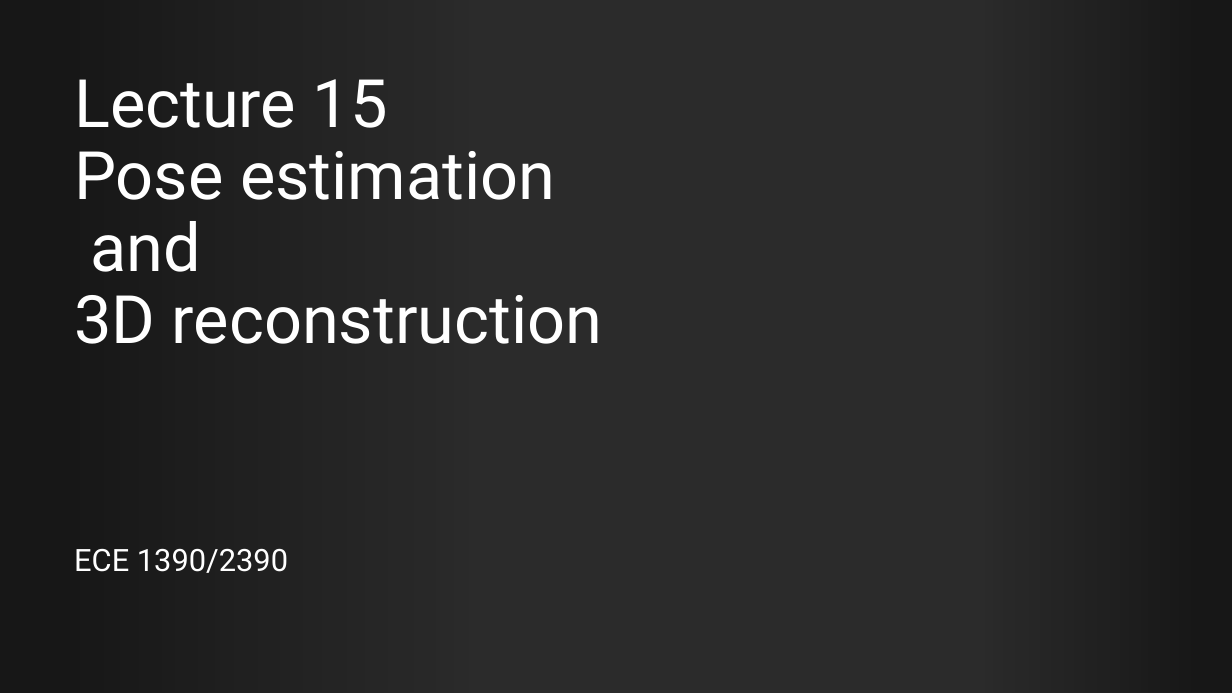
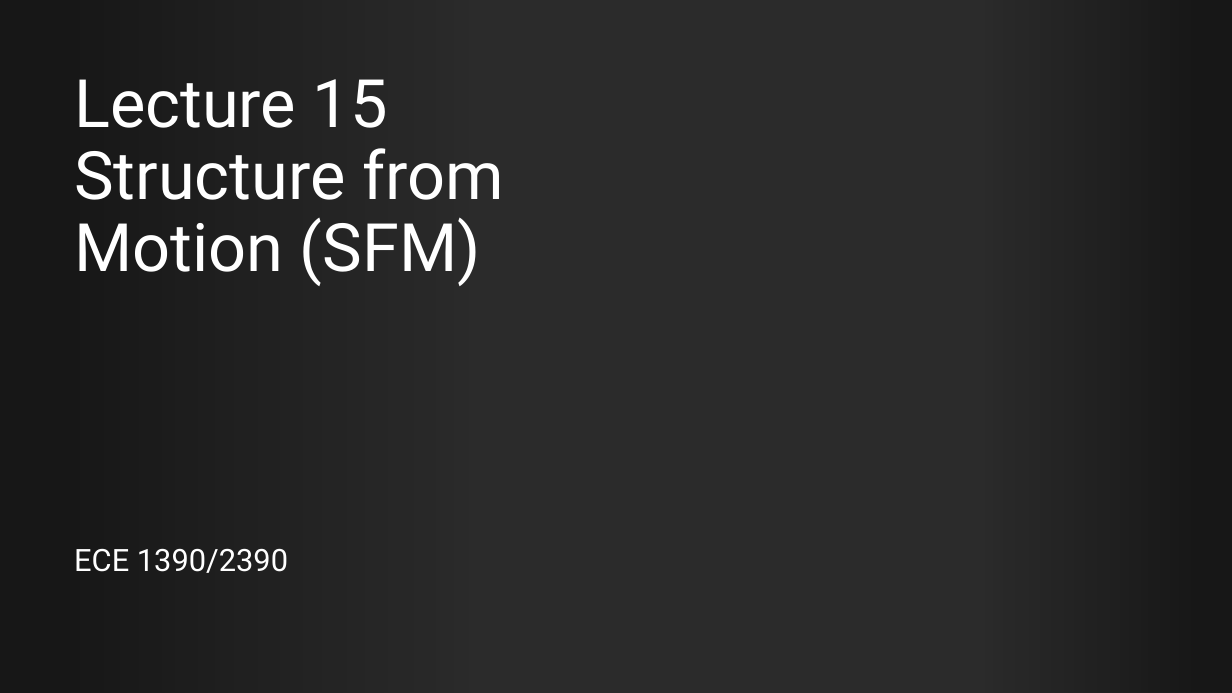
Before and after one commit to SSOE-ECE1390/LecturePowerPoints, a slide deck: slide 1 of ECE1390_Lecture15.pptx. Drawn at 1232x693 pixels with LibreOffice and Linux fonts; fonts in the diff are those of the drawing; background and template pictures are left out; a plain dark background stands for a picture behind light text. Boxes give left, top, right and bottom in pixels: in the first picture for what was removed or moved away, otherwise in the second. Text is boxed around its words. In the diff, an @@ line names an element or a change of style, - is before the commit and + after.

```diff
--- a/ECE1390_Lecture15.pptx
+++ b/ECE1390_Lecture15.pptx
@@ title at bbox=[74, 79, 504, 286]: text changed @@
-Lecture 15
-Pose estimation
-and
-3D reconstruction
+Lecture 15
+Structure from Motion (SFM)
```
Also in this commit, not shown: 3 other slides changed, 29 slides added, 31 slides removed, 1 other file.
